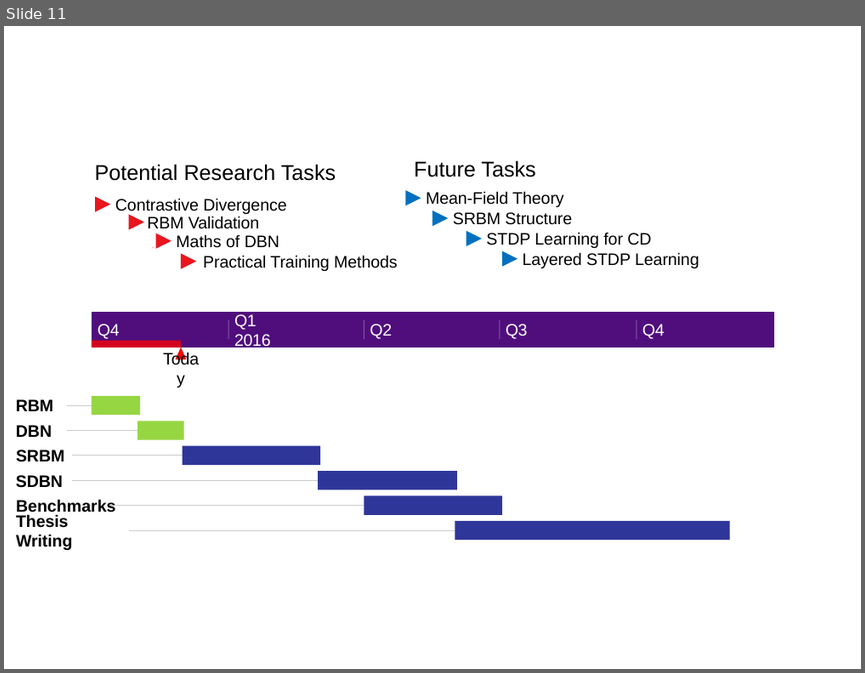
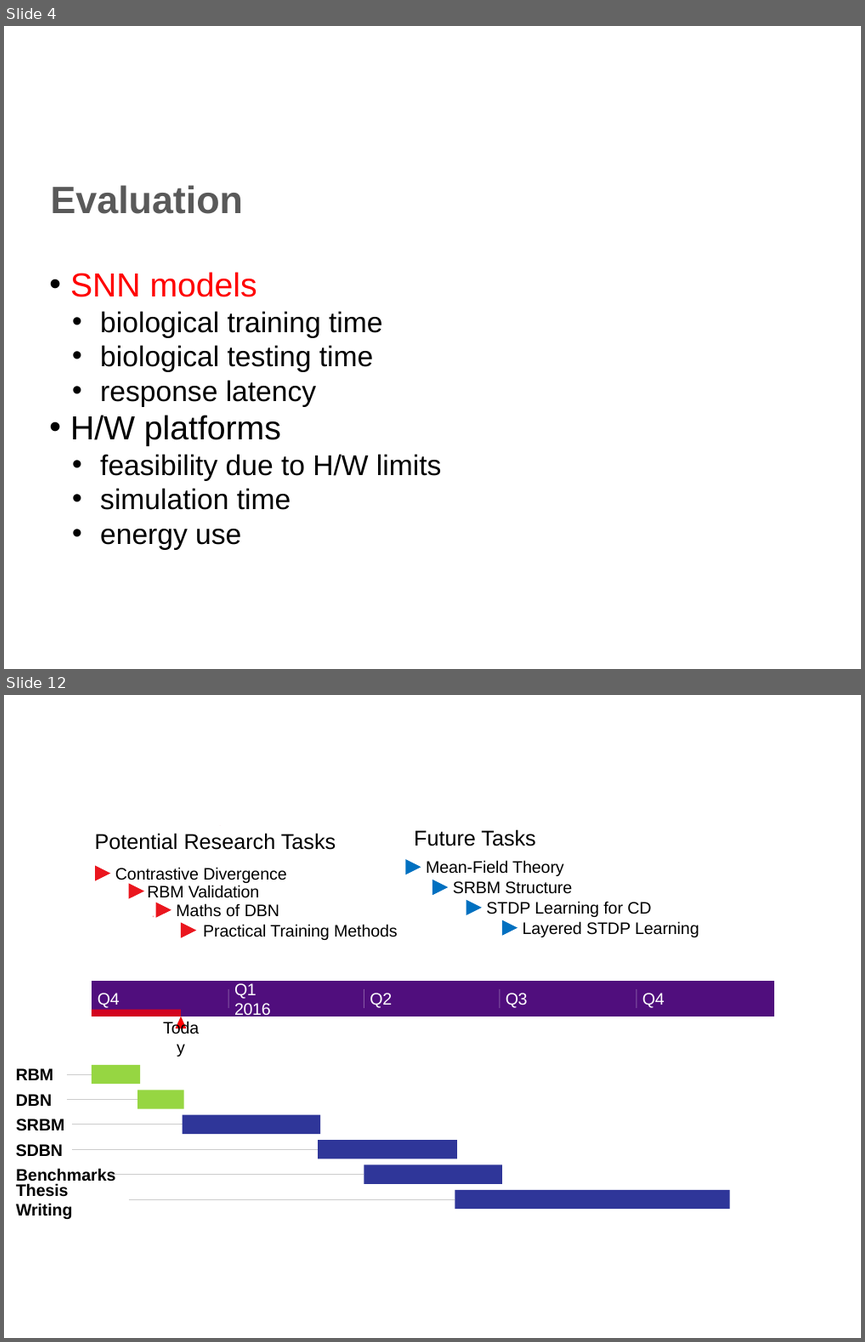
Before and after one commit to qian-liu/2nd_year_short_report, a slide deck: 2nd_year_int.pptx. Shown one above the other, each under a label of ours: slide 11 before the commit, slides 4 and 12 after it; the slides between them are not shown. The pictures are 865x673 and 865x1342 pixels, drawn with LibreOffice and Linux fonts; fonts in the diff are those of the drawing; background and template pictures are left out. Boxes give left, top, right and bottom in pixels: in the first picture for what was removed or moved away, otherwise in the second. Text is boxed around its words. In the diff, an @@ line names an element or a change of style, - is before the commit and + after.

```diff
--- a/2nd_year_int.pptx
+++ b/2nd_year_int.pptx
@@ slide 4 added at box(4, 26, 861, 669), background #FFFFFF @@
@@ text added at box(51, 185, 243, 214), 32 pt, text #595959, bold @@
+Evaluation
@@ text added at box(70, 272, 442, 550), 24 pt, text #000000 @@
+• SNN models
+  • biological training time
+  • biological testing time
+  • response latency
+• H/W platforms
+  • feasibility due to H/W limits
+  • simulation time
+  • energy use
@@ what was slide 11 is now slide 12 @@
```
Also in this commit, not shown: 3 slides changed, 7 other slides added, 7 slides removed, 4 other files.
